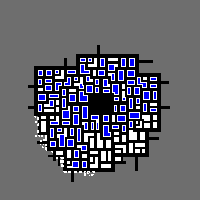
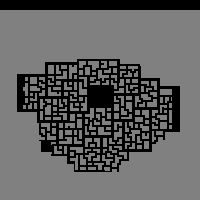
Layered file, before and after one edit (200x200). Changes by layer:
hid "Livello 8", moved it above "Livello 0 copia 2", painted on it over box(34, 58, 157, 186)
renamed "Livello 7" to "Livello 0 copia 2", painted on it, masked it over box(0, 10, 200, 200)
hid "Livello 0 copia", painted on it over box(0, 0, 200, 200)
